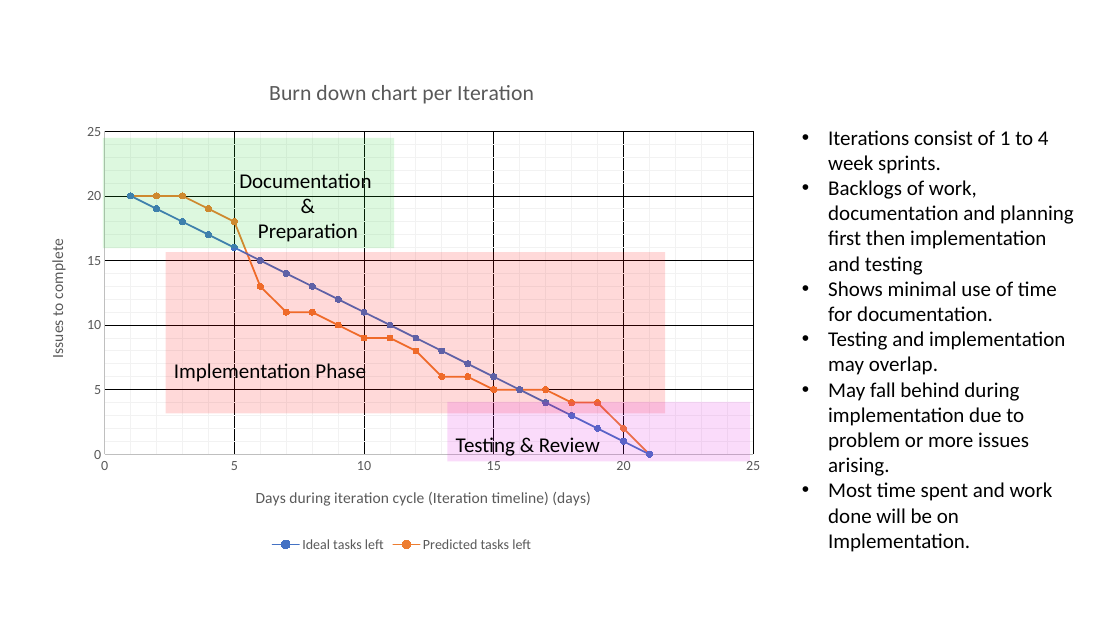
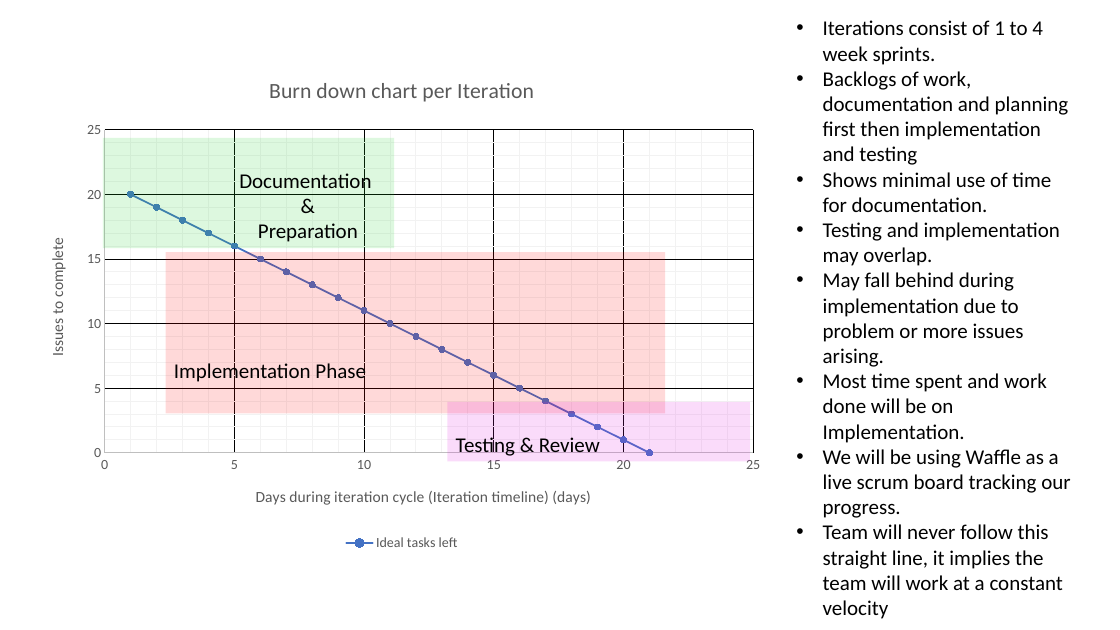
Before and after one commit to TheZimbo16/COS-301-TheInevitables, a slide deck: slide 3 of Documentation/Demo1_Presentation.pptx (slide 2 before the commit). Drawn at 1120x630 pixels with LibreOffice and Linux fonts; fonts in the diff are those of the drawing. Boxes give left, top, right and bottom in pixels: in the first picture for what was removed or moved away, otherwise in the second. Text is boxed around its words. In the diff, an @@ line names an element or a change of style, - is before the commit and + after.

```diff
--- a/Documentation/Demo1_Presentation.pptx
+++ b/Documentation/Demo1_Presentation.pptx
@@ text "Iterations consist of 1 to ..." moved from (x1=828, y1=130, x2=1074, y2=552) to (x1=823, y1=20, x2=1070, y2=619) @@
@@ scatter lines chart at (x1=29, y1=57, x2=776, y2=555) @@
-Predicted tasks left: (21, 0), (20, 2), (19, 4), (18, 4), (17, 5), (16, 5), (15, 5), (14, 6), (13, 6), (12, 8), (11, 9), (10, 9), (9, 10), (8, 11), (7, 11), (6, 13), (5, 18), (4, 19), (3, 20), (2, 20), (1, 20)
@@ text at (x1=823, y1=449, x2=1070, y2=619): paragraphs added @@
+• We will be using Waffle as a live scrum board tracking our progress.
+• Team will never follow this straight line, it implies the team will work at a constant velocity
```
Also in this commit, not shown: 1 slide added, 2 other files.
